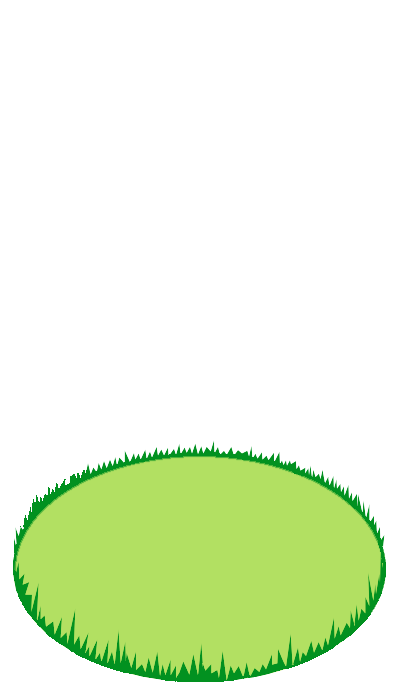
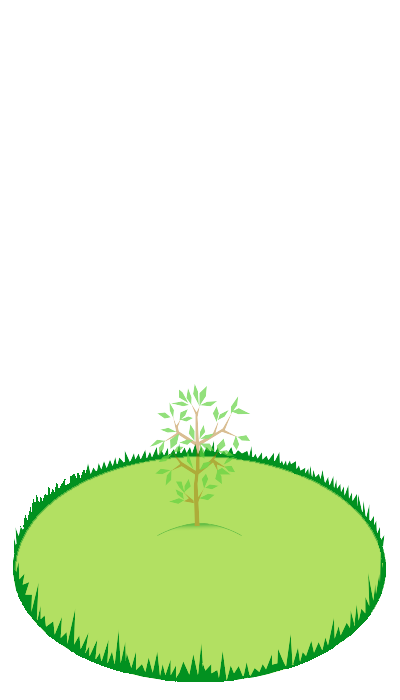
Revision of a layered 400px x 700px image; what changed, layer by layer:
added layer "дерево - 8" in group "Группа слоёв" over [149, 384, 250, 536]
